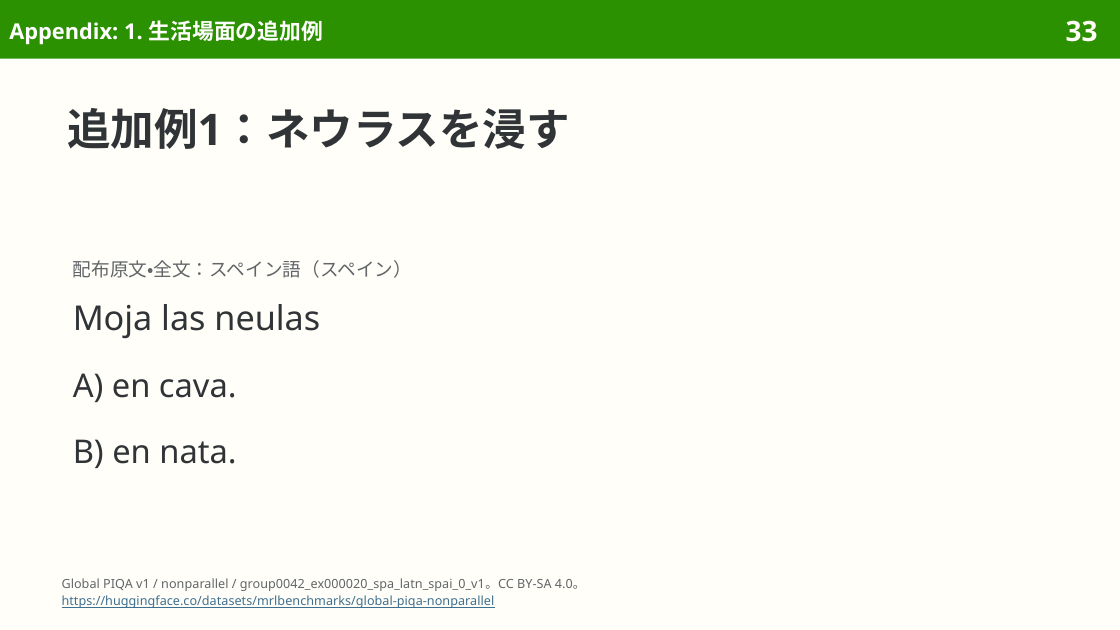
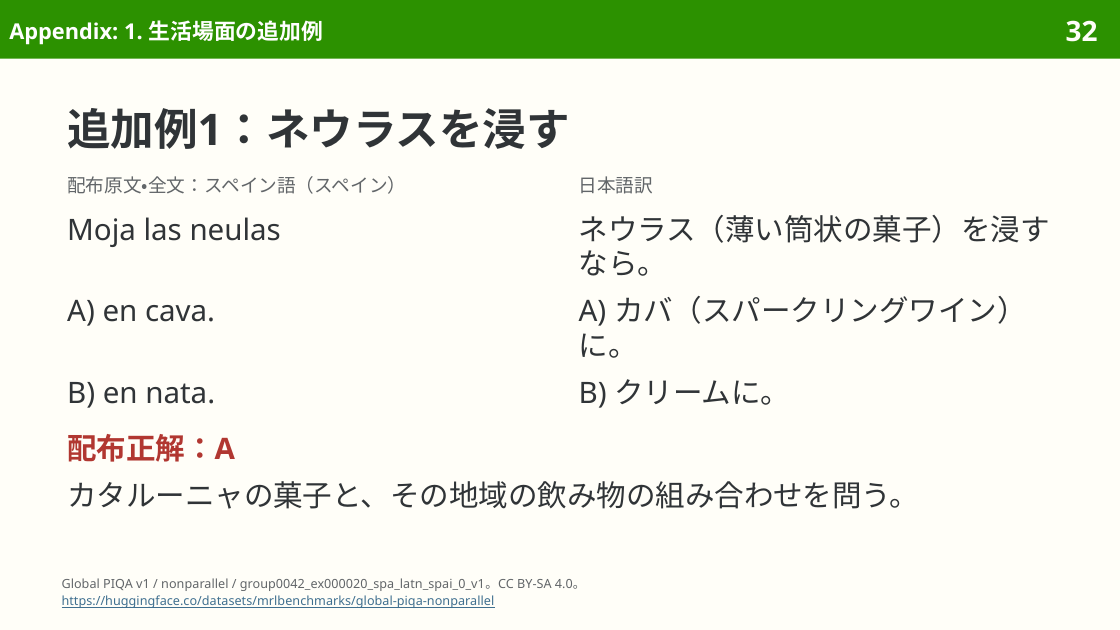
Before and after one commit to sasakiy84/datasets-in-10-minutes, a slide deck: slide 32 of slides/datasets-in-10-minutes-global-piqa.pptx (slide 33 before the commit). Drawn at 1120x630 pixels with LibreOffice and Linux fonts; fonts in the diff are those of the drawing. Boxes give left, top, right and bottom in pixels: in the first picture for what was removed or moved away, otherwise in the second. Text is boxed around its words. In the diff, an @@ line names an element or a change of style, - is before the commit and + after.

```diff
--- a/slides/datasets-in-10-minutes-global-piqa.pptx
+++ b/slides/datasets-in-10-minutes-global-piqa.pptx
@@ page number at <box>1066,20,1098,42</box>: text changed @@
-33
+32
@@ text "配布原文・全文：スペイン語（スペイン）": place and size @@
-text "配布原文・全文：スペイン語（スペイン）" at <box>73,260,412,278</box>
+text "配布原文・全文：スペイン語（スペイン）" at <box>67,176,406,194</box>
@@ text "配布原文・全文：スペイン語（スペイン）" at <box>67,176,406,194</box>: line spacing 1.17 to 14pt @@
@@ text added at <box>579,176,654,194</box>, 12 pt, text #626669 @@
+日本語訳
@@ text "Moja las neulas": place and size @@
-text "Moja las neulas" at <box>73,304,320,338</box>
+text "Moja las neulas" at <box>67,217,281,247</box>
@@ text "Moja las neulas" at <box>67,217,281,247</box>: size 22 to 19 pt; line spacing 1.12 to 22.2pt @@
@@ text added at <box>579,215,1050,276</box>, 19 pt, text #303437 @@
+ネウラス（薄い筒状の菓子）を浸すなら。
@@ text "A) en cava.": place and size @@
-text "A) en cava." at <box>73,373,237,402</box>
+text "A) en cava." at <box>67,300,215,326</box>
@@ text "A) en cava." at <box>67,300,215,326</box>: size 21 to 19 pt; line spacing 1.12 to 22.2pt @@
@@ text added at <box>579,296,1027,358</box>, 19 pt, text #303437 @@
+A) カバ（スパークリングワイン）に。
@@ text "B) en nata." at <box>67,382,215,408</box>: size 21 to 19 pt; line spacing 1.12 to 22.2pt @@
@@ text "B) en nata.": place and size @@
-text "B) en nata." at <box>73,439,236,468</box>
+text "B) en nata." at <box>67,382,215,408</box>
@@ text added at <box>579,379,790,408</box>, 19 pt, text #303437 @@
+B) クリームに。
@@ text added at <box>67,434,235,462</box>, 19 pt, text #B13731, bold @@
+配布正解：A
@@ text added at <box>67,481,919,509</box>, 19 pt, text #303437 @@
+カタルーニャの菓子と、その地域の飲み物の組み合わせを問う。
```
Also in this commit, not shown: 13 other slides changed, 11 slides removed, 4 other files.
